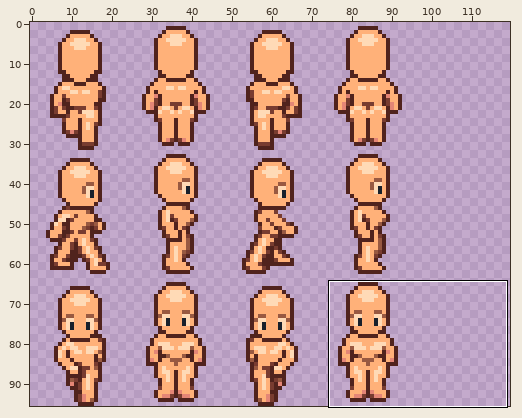
Sprite sheet: graphics/sprites/player/female.png. The picture above shows the old version from afar; the outline marks the close-up.
Close-up. Old version:
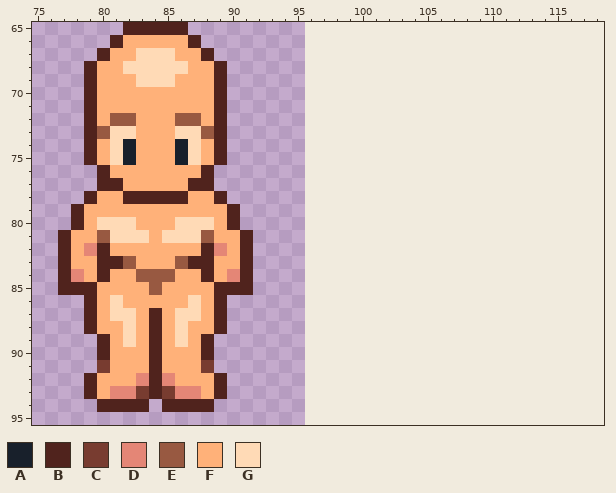
The file is 96x96 pixels. Shown: x 75..118, y 65..95. The old version is drawn lined up with the new one, on the new canvas. The commit also changed other parts of the picture, which this record leaves out.
Palette (. is transparent): A #18202b  B #50231d  C #783c30  D #e48676  E #985941  F #ffb179  G #ffdab6
Pixels before, first column x 77:
65 .....BBBBB.....
66 ....BFFFFFB....
67 ...BFFGGGFFB...
68 ..BFFGGGGGFFB..
69 ..BFFFGGGFFFB..
70 ..BFFFFFFFFFB..
71 ..BFFFFFFFFFB..
72 ..BFEEFFFEEFB..
73 ..BEGGFFFGGEB..
74 ..BFGAFFFAGFB..
75 ..BFGAFFFAGFB..
76 ...BFFFFFFFB...
77 ...BBFFFFFBB...
78 ..BFFBBBBBFFB..
79 .BFFFFFFFFFFFB.
80 .BFGGGFFFGGGFB.
81 BFFEGGGFGGGEFFB
82 BFDBFFFFFFFBDFB
83 BFFBBEFFFEBBFFB
84 BDFBFFEEEFFBFDB
85 BBBFFFFEFFFFBBB
86 ..BFGFFFFFGFB..
87 ..BFGGFBFGGFB..
88 ..BFFGFBFGFFB..
89 ...BFGFBFGFB...
90 ...BFFFBFFFB...
91 ...CFFFBFFFC...
92 ..BFFFDBDFFFB..
93 ..BFDDCBCDDFB..
94 ...BBBB.BBBB...
The result:
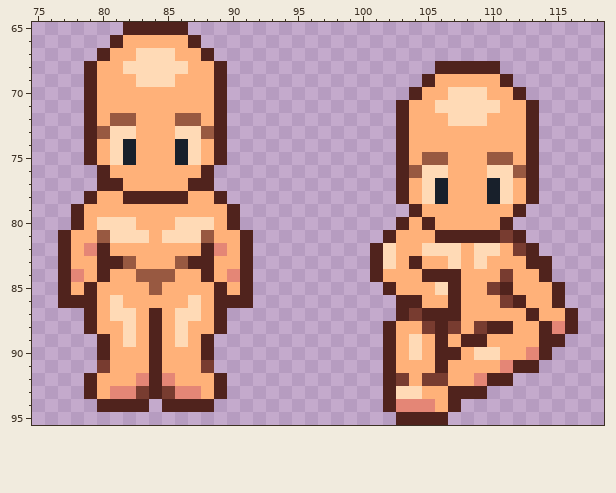
Changes in this commit:
canvas 96x96 -> 120x96
Changed rows in their new state; - is an unchanged pixel.
first column x 77:
68 -----------------------------BBBBB------
69 ----------------------------BFFFFFB-----
70 ---------------------------BFFGGGFFB----
71 --------------------------BFFGGGGGFFB---
72 --------------------------BFFFGGGFFFB---
73 --------------------------BFFFFFFFFFB---
74 --------------------------BFFFFFFFFFB---
75 --------------------------BFEEFFFEEFB---
76 --------------------------BEGGFFFGGEB---
77 --------------------------BFGAFFFAGFB---
78 --------------------------BFGAFFFAGFB---
79 ---------------------------BFFFFFFFB----
80 --------------------------BFBFFFFFB-----
81 -------------------------BFFFBBBBBCB----
82 ------------------------BGFFGGGFGGFCB---
83 ------------------------BGFBFFGFGFFFBB--
84 ------------------------BFFFBBBFFFCFFB--
85 -F-----------F-----------BFFFGBFFCBFFFB-
86 BB-----------BB-----------BBFFBFFFCBFFB-
87 --------------------------BCBBBFFFFFBFFB
88 -------------------------BFFCBCFCBBFFBDB
89 -------------------------BFGFBFBBFFFFBB-
90 -------------------------BFGFBBFGGFFDB--
91 -------------------------BFFFBFFFFDBB---
92 -------------------------BCFCCFFDBB-----
93 -------------------------BGGFFBBB-------
94 -------------------------BDDDFB---------
95 --------------------------BBBB----------
Boxes around the changes in both close-ups, in picture pixels (x1, y1, x2, y2):
added: (370, 61, 578, 425)
changed: (58, 282, 84, 308)
changed: (227, 282, 253, 308)
